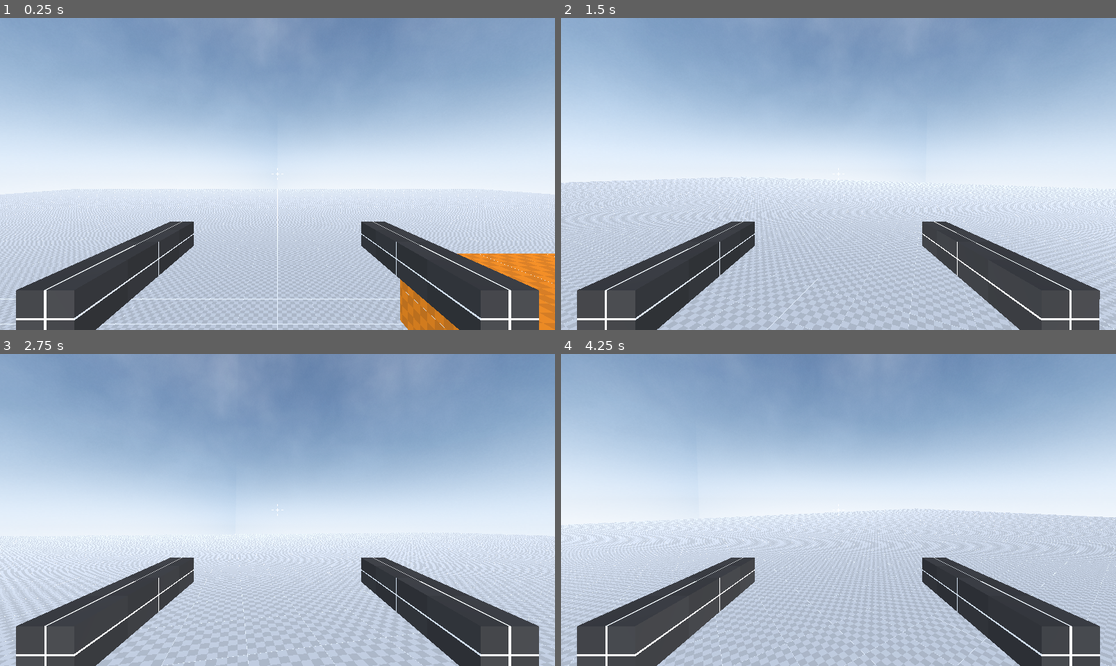
Above: before the commit, frames 1-4 (two rows, left to right).
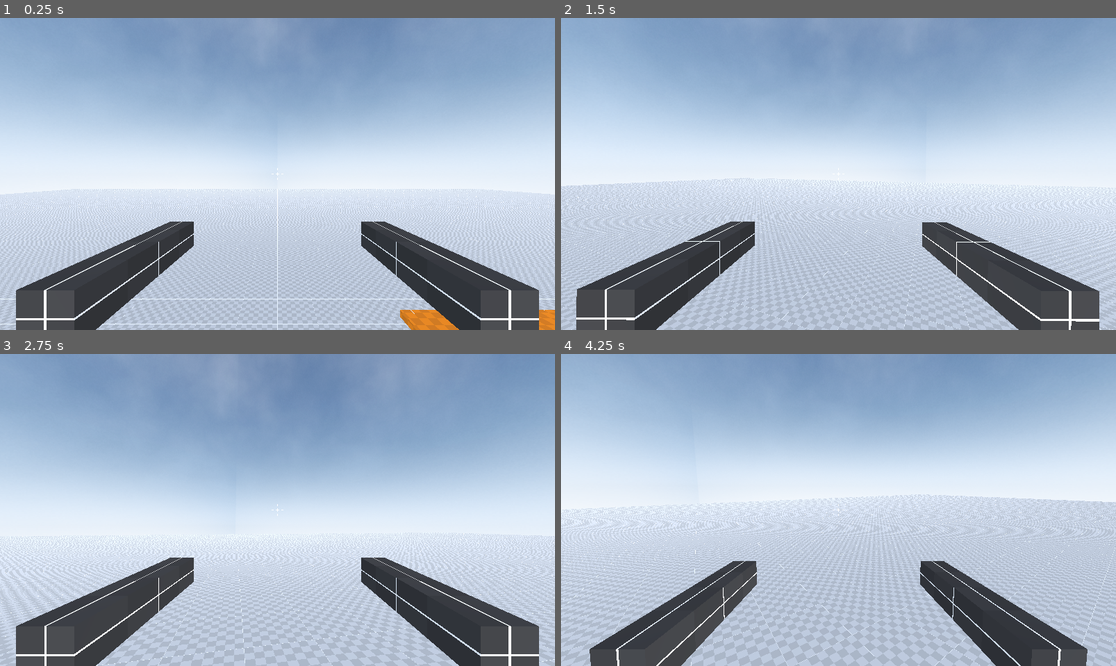
Above: after the commit, the same moments.

Repository: Emaleth/Anathema_old
Game: Godot game, scene res://world.tscn
Two runs of this game, one before a commit and one after it. Both use one fixed random seed, a clock stepped at 60 frames per second and the inputs below.
Inputs (mouse positions are in pixels of both pictures, inside the frame that each line leads up to):
- Up to frame 1 (0.25 s): no input
- Up to frame 2 (1.5 s): move the mouse to (866, 174) at 0.52 s; hold Space (jump) 0.53-1.28 s; hold W (move_forward) from 0.53 s (still down); click (866, 174) at 0.67 s; move the mouse to (810, 174) at 1.27 s; tap C (crouch) at 1.35 s; click (810, 174) at 1.42 s
- Up to frame 3 (2.75 s): keep holding W (move_forward); tap Space (jump) at 1.52, 1.55, 1.82 s; move the mouse to (288, 503) at 2.02 s; hold Space (jump) from 2.03 s (still down); click (288, 503) at 2.1 s
- Up to frame 4 (4.25 s): keep holding W (move_forward); move the mouse to (832, 516) at 2.77 s; release Space (jump) at 2.78 s; right-click (832, 516) at 2.85 s; click (832, 516) at 2.92 s; tap Space (jump) at 3.02, 3.05, 3.32, 3.77, 3.8, 4.07 s; move the mouse to (877, 513) at 3.52 s; hold Shift (sprint) from 3.53 s (still down); click (877, 513) at 3.67 s

The runs differ from the first frame. In frame 1, 1.9% of the frame differs, in the area x 72-100%, y 75-100%; in frame 2, 7.5%; in frame 3, 6.9%; in frame 4, 14%, in the area x 0-100%, y 31-100%.

Commit message:
Changes to be committed: 	new file:   assets/sounds/gunshots/pistol.wav 	new file:   assets/sounds/gunshots/pistol.wav.import 	new file:   assets/sounds/gunshots/riffle.wav 	new file:   assets/sounds/gunshots/riffle.wav.import 	modified:   source/actors/player/player.gd 	modified:   source/actors/player/player.tscn 	modified:   source/core/settings.gd 	modified:   world.tscn

Diff:
--- a/source/actors/player/player.gd
+++ b/source/actors/player/player.gd
@@ -7,10 +7,13 @@
 const JUMP_VELOCITY = 4.5
 const STANDING_HEAD_HEIGHT := 1.55
 const CROUCHING_HEAD_HEIGHT := 1.0
-const HEAD_TILT_DEGREES := 25.0
+const HEAD_TILT_MOUSE_DEGREES := 25.0
+const HEAD_TILT_STRIFE_DEGREES := 5.0
 const JUMP_GRACE_PERIOD := 1.0
 const STEP_LENGHT := 1.5
 
+var head_tilt_deadzone := 0.05
+var hand_tilt_deadzone := 0.001
 var crouching := false
 var grounded := false
 var time_since_grounded := 0.0
@@ -18,6 +21,8 @@
 var gravity : float = ProjectSettings.get_setting("physics/3d/default_gravity")
 var last_step_position := Vector2.ZERO
 var weapon_sway_amount := 3.0
+var input_dir := Vector2.ZERO
+var jumped := false
 
 var footstep_sounds := [
 	preload("res://assets/sounds/footsteps/footstep00.ogg"),
@@ -39,7 +44,7 @@
 @onready var animation_player := $AnimationPlayer
 @onready var standing_collision_shape := $StandingCollisionShape
 @onready var crouching_collision_shape := $CrouchingCollisionShape
-@onready var head_raycast := $Head/RayCast3D
+@onready var head_raycast := $RayCast3D2
 @onready var feet_raycast := $RayCast3D
 @onready var viewport_size : Vector2 = get_viewport().size
 @onready var right_hand := $Head/RightHand
@@ -75,24 +80,6 @@
 		if crouched: animation_player.play("stand")
 		crouching = false
 
-	if Input.is_action_pressed("jump") and grounded:
-		grounded = false
-		animation_player.play("jump")
-		velocity.y = JUMP_VELOCITY
-	if not is_on_floor() and velocity.y < 0:
-		last_in_air_velocity = velocity.y
-	if is_on_floor() and last_in_air_velocity < 0:
-		animation_player.play("land")
-		last_in_air_velocity = 0
-	if direction:
-		velocity.x = direction.x * current_speed
-		velocity.z = direction.z * current_speed
-	else:
-		velocity.x = move_toward(velocity.x, 0, current_speed)
-		velocity.z = move_toward(velocity.z, 0, current_speed)
-
-	move_and_slide()
-
 	if crouching:
 		current_speed = CROUCHING_SPEED
 		head.position.y = lerp(head.position.y, CROUCHING_HEAD_HEIGHT, 0.3)
@@ -108,6 +95,25 @@
 			else:
 				current_speed = RUNNING_SPEED
 
+	if Input.is_action_pressed("jump") and grounded and not jumped:
+		animation_player.play("jump")
+		velocity.y = JUMP_VELOCITY
+		jumped = true
+	if not is_on_floor() and velocity.y < 0:
+		last_in_air_velocity = velocity.y
+	if is_on_floor() and last_in_air_velocity < 0:
+		animation_player.play("land")
+		jumped = false
+		last_in_air_velocity = 0
+	if direction:
+		velocity.x = move_toward(velocity.x, direction.x * current_speed, 0.9)
+		velocity.z = move_toward(velocity.z, direction.z * current_speed, 0.9)
+	else:
+		velocity.x = move_toward(velocity.x, 0, 0.9)
+		velocity.z = move_toward(velocity.z, 0, 0.9)
+
+	move_and_slide()
+
 
 func _input(event):
 	if event is InputEventMouseMotion:
@@ -117,7 +123,8 @@
 
 func get_direction():
 	direction = Vector3.ZERO
-	var input_dir = Input.get_vector("move_left", "move_right", "move_forward", "move_backward")
+	input_dir = Vector2.ZERO
+	input_dir = Input.get_vector("move_left", "move_right", "move_forward", "move_backward")
 	direction = (transform.basis * Vector3(input_dir.x, 0, input_dir.y)).normalized()
 
 
@@ -127,12 +134,16 @@
 
 
 func check_is_on_floor(delta):
-	if feet_raycast.is_colliding() and velocity.y <= 0.0:
+	grounded = false
+	if is_on_floor():
+		grounded = true
+	elif feet_raycast.is_colliding():
 		grounded = true
 	else:
 		time_since_grounded += delta
-		if time_since_grounded >= 0.5:
-			grounded = false
+		if time_since_grounded <= 0.1:
+			grounded = true
+			time_since_grounded = 0
 
 
 func footsteps():
@@ -153,23 +164,21 @@
 	var hand_tilt_y := 0.0
 	var hand_tilt_z := 0.0
 
-	if abs(mouse_motion_event_relative_y / viewport_size.y) > Settings.hand_tilt_deadzone:
-		hand_tilt_x = -mouse_motion_event_relative_y
-	if abs(mouse_motion_event_relative_x / viewport_size.x) > Settings.hand_tilt_deadzone:
-		hand_tilt_y = -mouse_motion_event_relative_x
-		hand_tilt_z = -mouse_motion_event_relative_x
-
-	var sway_direction = 1 if Settings.weapon_sway_lead else -1
+	if abs(mouse_motion_event_relative_y / viewport_size.y) > hand_tilt_deadzone:
+		hand_tilt_x = mouse_motion_event_relative_y
+	if abs(mouse_motion_event_relative_x / viewport_size.x) > hand_tilt_deadzone:
+		hand_tilt_y = mouse_motion_event_relative_x
+		hand_tilt_z = mouse_motion_event_relative_x
 
 	for hand in [right_hand, left_hand]:
 		# X AXIS
-		hand.rotation_degrees.x = lerp(hand.rotation_degrees.x, sign(hand_tilt_x * sway_direction) * weapon_sway_amount, 0.1)
+		hand.rotation_degrees.x = lerp(hand.rotation_degrees.x, sign(hand_tilt_x) * weapon_sway_amount, 0.1)
 		hand.rotation_degrees.x = clamp(hand.rotation_degrees.x, -25, 25)
 		# Y AXIS
-		hand.rotation_degrees.y = lerp(hand.rotation_degrees.y, sign(hand_tilt_y * sway_direction) * weapon_sway_amount, 0.1)
+		hand.rotation_degrees.y = lerp(hand.rotation_degrees.y, sign(hand_tilt_y) * weapon_sway_amount, 0.1)
 		hand.rotation_degrees.y = clamp(hand.rotation_degrees.y, -25, 25)
 		# > AXIS
-		hand.rotation_degrees.z = lerp(hand.rotation_degrees.z, sign(hand_tilt_z * sway_direction) * weapon_sway_amount, 0.3)
+		hand.rotation_degrees.z = lerp(hand.rotation_degrees.z, sign(hand_tilt_z) * weapon_sway_amount, 0.3)
 		hand.rotation_degrees.z = clamp(hand.rotation_degrees.z, -25, 25)
 
 func rotate_player():
@@ -179,6 +188,10 @@
 
 func tilt_head():
 	var head_tilt := 0.0
-	if abs(mouse_motion_event_relative_x / viewport_size.x) > Settings.head_tilt_deadzone:
+	var head_tilt_strife := 0.0
+	if abs(mouse_motion_event_relative_x / viewport_size.x) > head_tilt_deadzone:
 		head_tilt = -mouse_motion_event_relative_x
-	head.rotation_degrees.z = lerp(head.rotation_degrees.z, HEAD_TILT_DEGREES * sign(head_tilt), 0.1)
+	if input_dir.x != 0.0:
+		head_tilt_strife = -input_dir.x
+	camera.rotation_degrees.z = lerp(camera.rotation_degrees.z, HEAD_TILT_MOUSE_DEGREES * sign(head_tilt), 0.1)
+	camera.rotation_degrees.z = lerp(camera.rotation_degrees.z, HEAD_TILT_STRIFE_DEGREES * sign(head_tilt_strife), 0.1)
--- a/source/actors/player/player.tscn
+++ b/source/actors/player/player.tscn
@@ -257,9 +257,6 @@
 [node name="Camera3D" type="Camera3D" parent="Head"]
 
 [node name="RayCast3D" type="RayCast3D" parent="Head"]
-target_position = Vector3(0, 0.8, 0)
-
-[node name="RayCast3D2" type="RayCast3D" parent="Head"]
 target_position = Vector3(0, 0, -1000)
 
 [node name="RightHand" type="Marker3D" parent="Head"]
@@ -288,3 +285,6 @@
 transform = Transform3D(1, 0, 0, 0, 1, 0, 0, 0, 1, 0, 0.9, 0)
 material_override = ExtResource("2_qg5ep")
 mesh = SubResource("CapsuleMesh_ekk3i")
+
+[node name="RayCast3D2" type="RayCast3D" parent="."]
+target_position = Vector3(0, 1.8, 0)
--- a/source/core/settings.gd
+++ b/source/core/settings.gd
@@ -1,6 +1,3 @@
 extends Node
 
 var mouse_sensitivity := 0.007
-var head_tilt_deadzone := 0.05
-var hand_tilt_deadzone := 0.001
-var weapon_sway_lead := false
--- a/world.tscn
+++ b/world.tscn
@@ -28,10 +28,10 @@
 use_collision = true
 
 [node name="CSGBox3D2" type="CSGBox3D" parent="Terrain"]
-transform = Transform3D(1, 0, 0, 0, 1, 0, 0, 0, 1, 3.34011, 2, -1.55314)
+transform = Transform3D(1, 0, 0, 0, 1, 0, 0, 0, 1, 3.34, 1.6, -1.553)
 material_override = ExtResource("3_5gc0g")
 use_collision = true
-size = Vector3(3, 1, 3)
+size = Vector3(3, 0.1, 3)
 
 [node name="Environment" type="Node3D" parent="."]
 
Not shown, added: assets/sounds/gunshots/pistol.wav.import
Not shown, added: assets/sounds/gunshots/riffle.wav.import
Not shown, added: assets/sounds/gunshots/pistol.wav
Not shown, added: assets/sounds/gunshots/riffle.wav
